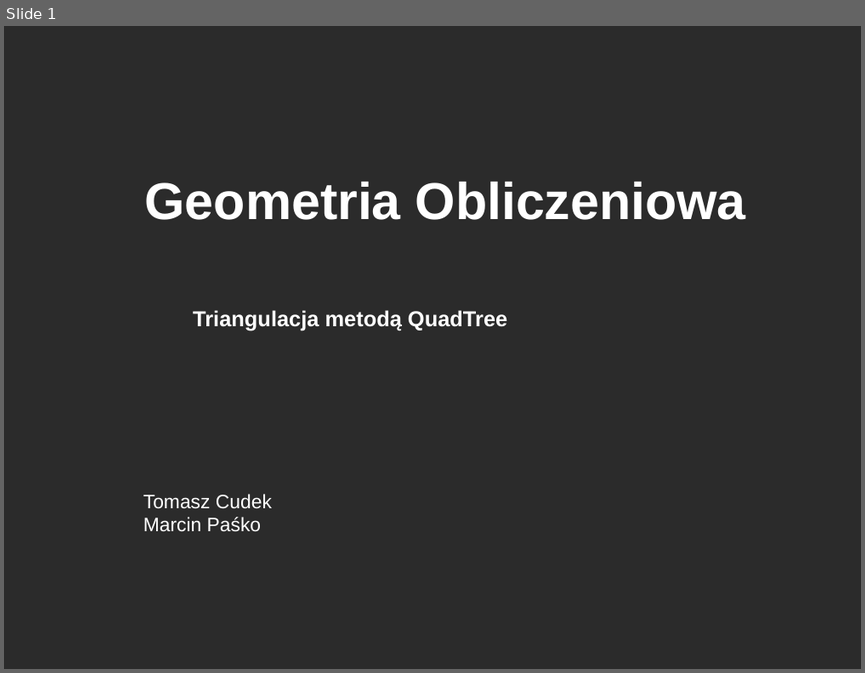
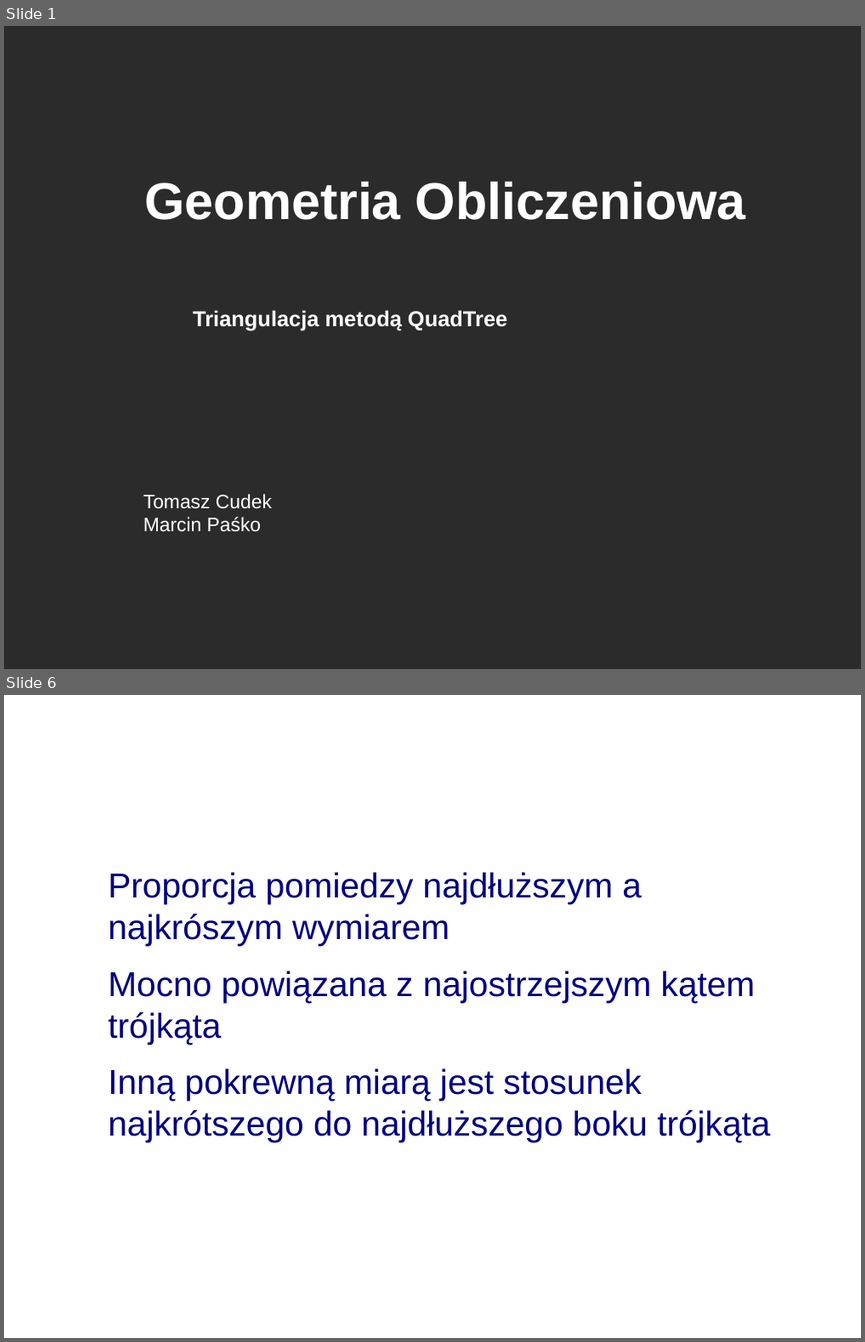
Before and after one commit to mpasko/geometry, a slide deck: presentation.odp. Shown one above the other, each under a label of ours: slide 1 before the commit, slides 1 and 6 after it; the slides between them are not shown. The pictures are 865x673 and 865x1342 pixels, drawn with LibreOffice and Linux fonts; fonts in the diff are those of the drawing; background and template pictures are left out; a plain dark background stands for a picture behind light text. Boxes give left, top, right and bottom in pixels: in the first picture for what was removed or moved away, otherwise in the second. Text is boxed around its words. In the diff, an @@ line names an element or a change of style, - is before the commit and + after.

```diff
--- a/presentation.odp
+++ b/presentation.odp
@@ slide 6 added at [4,695,861,1338], background picture (left out) @@
@@ title added at [46,743,800,850], 44 pt, text #FFFFFF, bold @@
+Aspect Ratio
@@ text added at [108,872,770,1142], 32 pt, text #000080 @@
+● Proporcja pomiedzy najdłuższym a najkrószym wymiarem
+● Mocno powiązana z najostrzejszym kątem trójkąta
+● Inną pokrewną miarą jest stosunek najkrótszego do najdłuższego boku trójkąta
```
Also in this commit, not shown: 3 slides changed, 10 other slides added, 6 other files.
